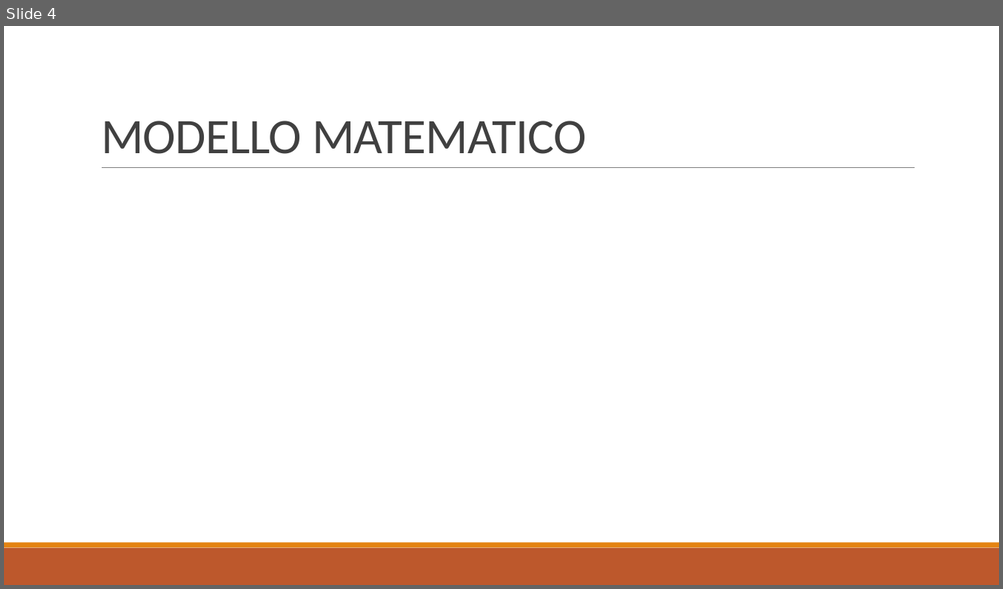
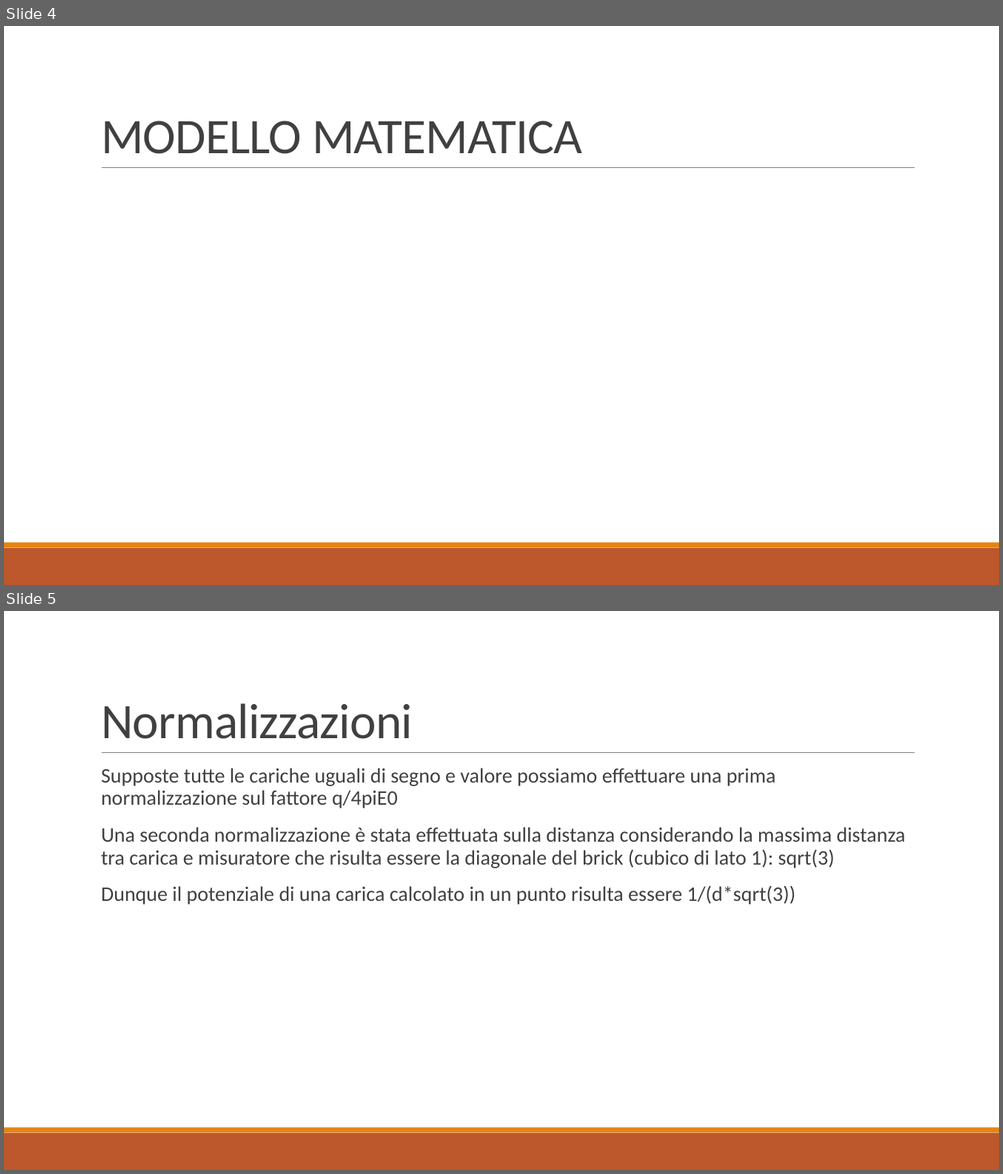
Before and after one commit to baldimario/Simplex, a slide deck: IDENTICAZIONE SISTEMA DI CARICHE PUNTIFORMI DA MISURE DI.pptx. Shown one above the other, each under a label of ours: slide 4 before the commit, slides 4 and 5 after it. The pictures are 1003x589 and 1003x1174 pixels, drawn with LibreOffice and Linux fonts; fonts in the diff are those of the drawing; grey boxes stand for pictures. Boxes give left, top, right and bottom in pixels: in the first picture for what was removed or moved away, otherwise in the second. Text is boxed around its words. In the diff, an @@ line names an element or a change of style, - is before the commit and + after.

```diff
--- a/IDENTICAZIONE SISTEMA DI CARICHE PUNTIFORMI DA MISURE DI.pptx
+++ b/IDENTICAZIONE SISTEMA DI CARICHE PUNTIFORMI DA MISURE DI.pptx
@@ slide 5 added at (4,611,999,1170), background #FFFFFF; not listed: 3 template elements that a slide beside it also shows @@
@@ title added at (101,703,412,739), 48 pt, text #404040 @@
+Normalizzazioni
@@ text added at (101,768,905,905), 20 pt, text #404040 @@
+  Supposte tutte le cariche uguali di segno e valore possiamo effettuare una prima normalizzazione sul fattore q/4piE0
+  Una seconda normalizzazione è stata effettuata sulla distanza considerando la massima distanza tra carica e misuratore che risulta essere la diagonale del brick (cubico di lato 1): sqrt(3)
+  Dunque il potenziale di una carica calcolato in un punto risulta essere 1/(d*sqrt(3))
@@ slide 4 changed as well @@
@@ title at (101,121,583,154): text changed @@
-MODELLO MATEMATICO
+MODELLO MATEMATICA
```
Also in this commit, not shown: 8 other slides changed, 1 other slide added, 3 slides removed, 2 other files.
